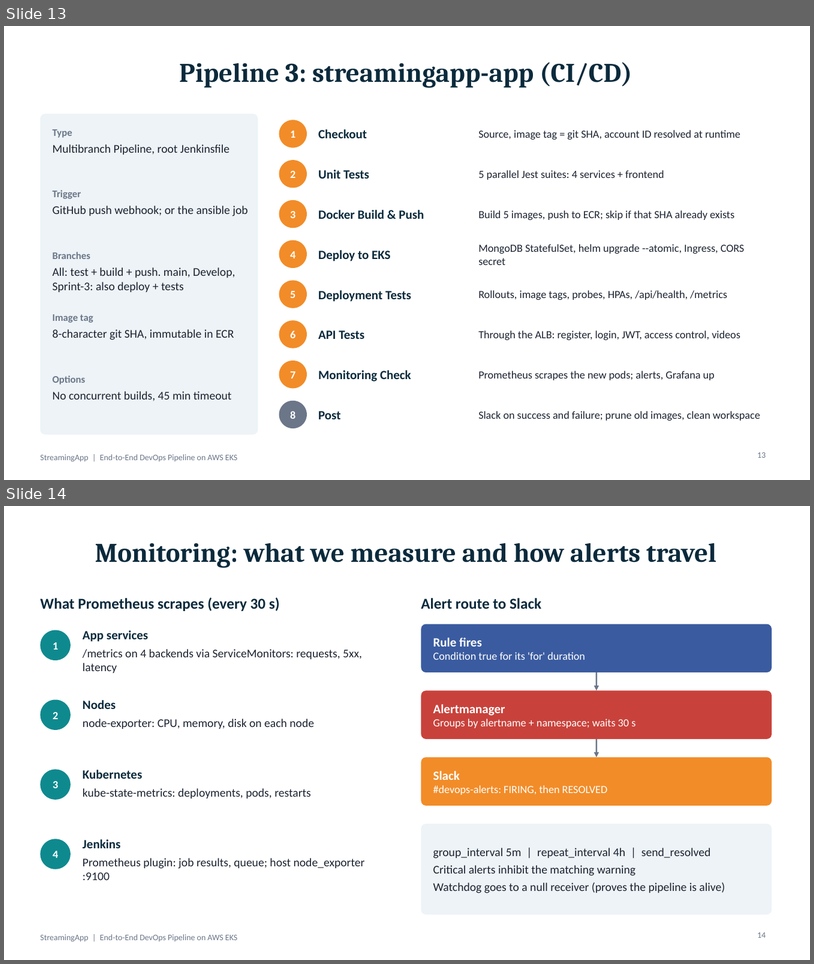
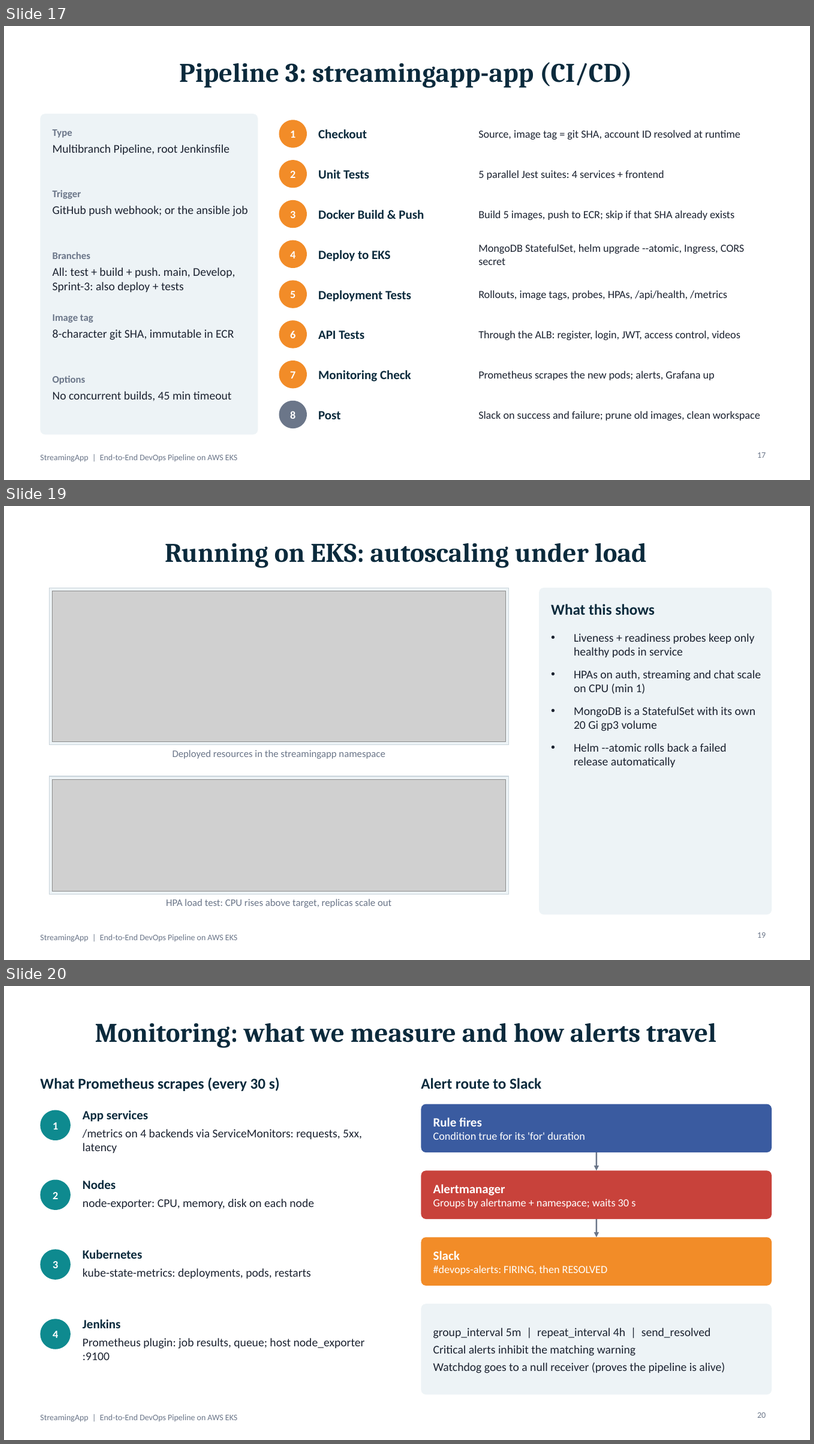
Before and after one commit to ApoorvaD90/StreamingApp, a slide deck: docs/final ppt.pptx. Shown one above the other, each under a label of ours: slides 13 and 14 before the commit, slides 17, 19 and 20 after it; the slides between them are not shown. The pictures are 814x964 and 814x1444 pixels, drawn with LibreOffice and Linux fonts; fonts in the diff are those of the drawing; grey boxes stand for pictures. Boxes give left, top, right and bottom in pixels: in the first picture for what was removed or moved away, otherwise in the second. Text is boxed around its words. In the diff, an @@ line names an element or a change of style, - is before the commit and + after.

```diff
--- a/docs/final ppt.pptx
+++ b/docs/final ppt.pptx
@@ slide 19 added at <box>4,506,810,960</box>, background #FFFFFF; not listed: 1 template element that a slide beside it also shows @@
@@ title added at <box>165,543,647,568</box>, 32 pt, text #0B2A3C, bold @@
+Running on EKS: autoscaling under load
@@ rectangle added at <box>50,588,509,744</box>, fill #EDF3F6, outline #C9D4DB 0.75 pt @@
@@ picture added at <box>53,591,506,741</box> @@
@@ rounded rectangle added at <box>539,588,772,915</box>, fill #EDF3F6 @@
@@ text added at <box>551,604,655,615</box>, 18 pt, text #0B2A3C, bold @@
+What this shows
@@ text added at <box>574,633,761,767</box>, 14 pt, text #1B2230 @@
+• Liveness + readiness probes keep only healthy pods in service
+• HPAs on auth, streaming and chat scale on CPU (min 1)
+• MongoDB is a StatefulSet with its own 20 Gi gp3 volume
+• Helm --atomic rolls back a failed release automatically
@@ text added at <box>173,750,385,759</box>, 12 pt, text #6B7689 @@
+Deployed resources in the streamingapp namespace
@@ rectangle added at <box>50,776,509,894</box>, fill #EDF3F6, outline #C9D4DB 0.75 pt @@
@@ picture added at <box>53,779,506,891</box> @@
@@ text added at <box>166,898,392,907</box>, 12 pt, text #6B7689 @@
+HPA load test: CPU rises above target, replicas scale out
@@ page number added at <box>758,932,766,937</box>, 10 pt, text #6B7689 @@
+19
@@ what was slide 13 is now slide 17 @@
@@ page number at <box>758,452,766,457</box>: text changed @@
-13
+17
@@ what was slide 14 is now slide 20 @@
@@ page number at <box>758,1412,766,1417</box>: text changed @@
-14
+20
```
Also in this commit, not shown: 8 other slides added.
